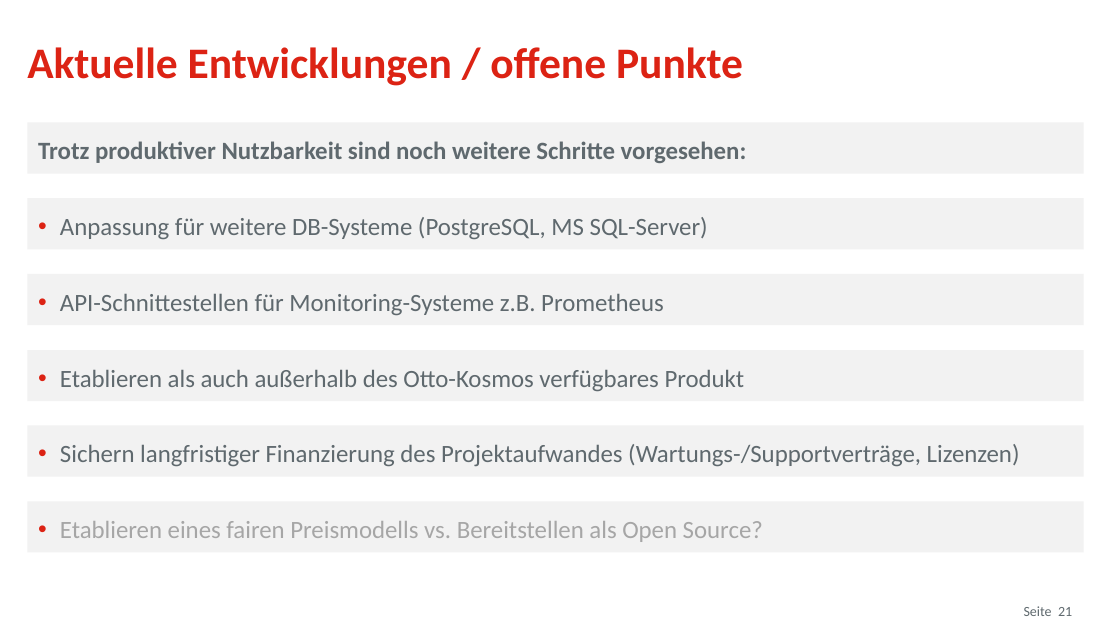
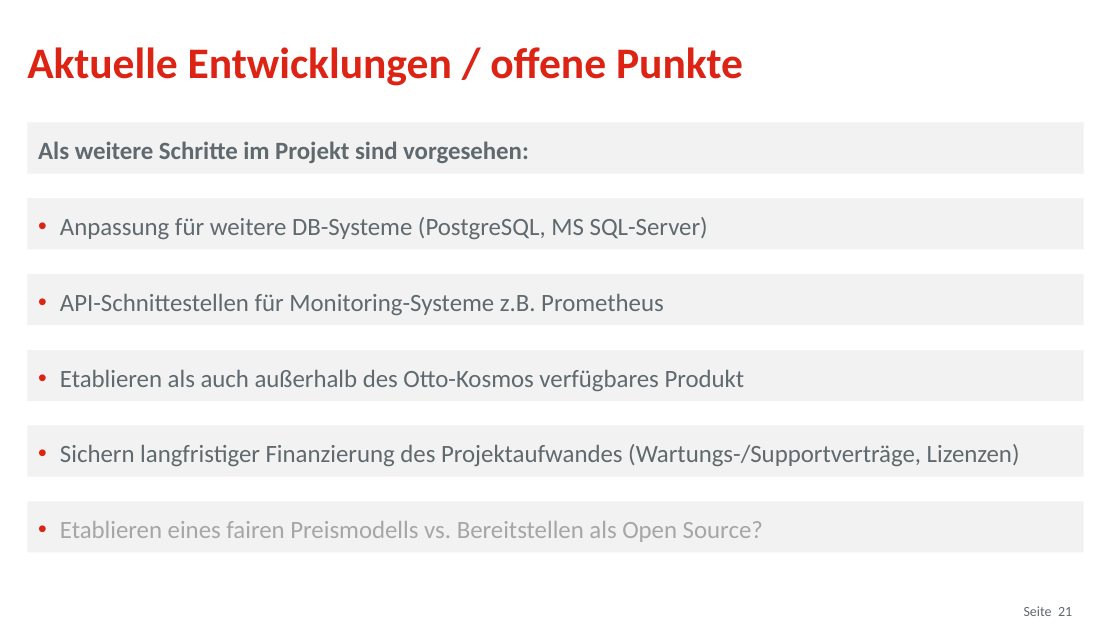
Before and after one commit to osp-ottogroup/movex-cdc, a slide deck: slide 21 of doc/2021-06_TriXX_OSP.pptx. Drawn at 1120x630 pixels with LibreOffice and Linux fonts; fonts in the diff are those of the drawing; background and template pictures are left out. Boxes give left, top, right and bottom in pixels: in the first picture for what was removed or moved away, otherwise in the second. Text is boxed around its words. In the diff, an @@ line names an element or a change of style, - is before the commit and + after.

```diff
--- a/doc/2021-06_TriXX_OSP.pptx
+++ b/doc/2021-06_TriXX_OSP.pptx
@@ text in rectangle at [38,141,529,163]: text changed @@
-Trotz produktiver Nutzbarkeit sind noch weitere Schritte vorgesehen:
+Als weitere Schritte im Projekt sind vorgesehen:
```
Also in this commit, not shown: 4 other slides changed.
